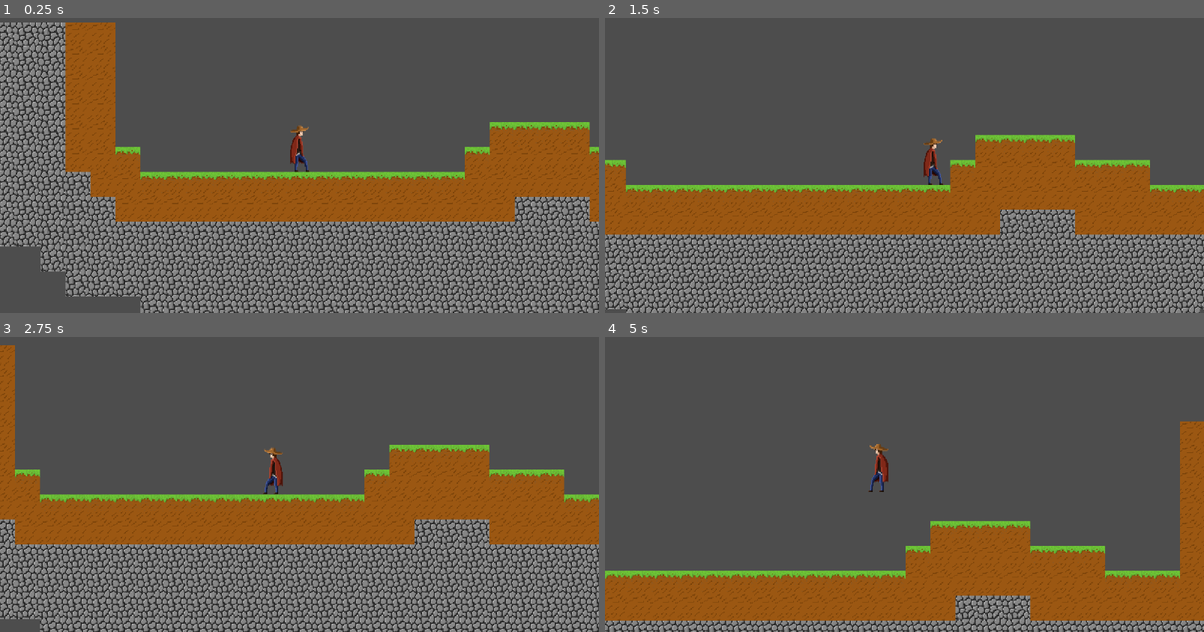
Above: before the commit, frames 1-4 (two rows, left to right).
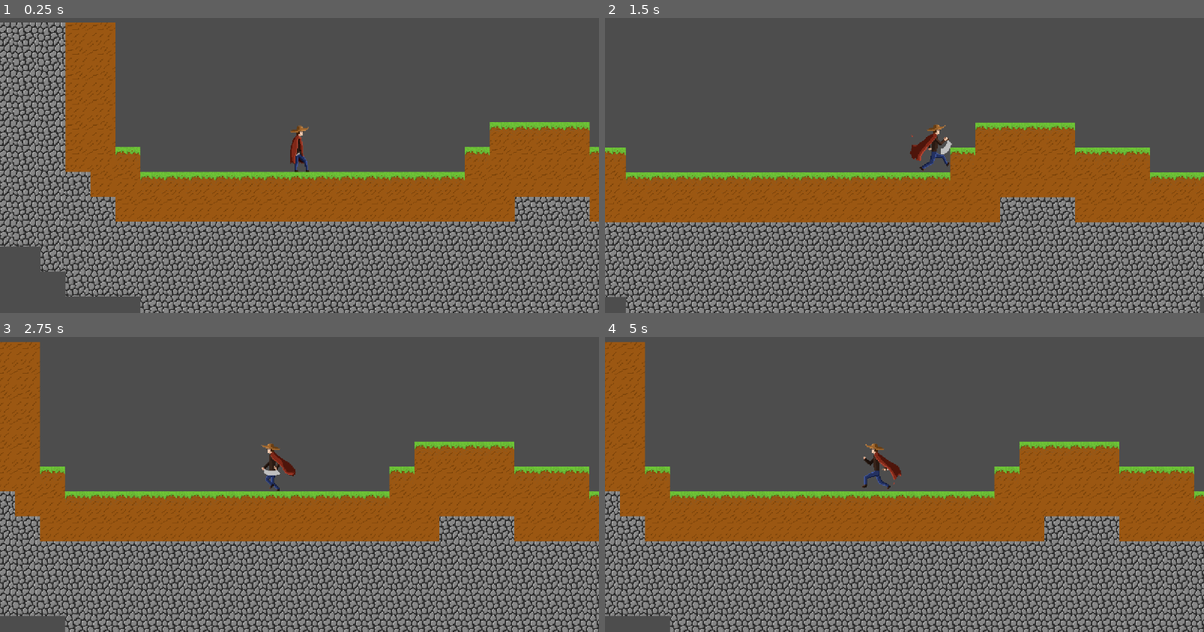
Above: after the commit, the same moments.

Repository: lukaiakobidze/2DGodot
Game: Godot game, scene res://scenes/game.tscn
Same seed, same stepped clock (60 frames per second), same inputs: the game is played once before the commit and once after it.
Inputs (mouse positions are in pixels of both pictures, inside the frame that each line leads up to):
- Up to frame 1 (0.25 s): no input
- Up to frame 2 (1.5 s): tap Enter at 0.5 s; move the mouse to (1036, 127) at 0.52 s; press the mouse at (1036, 127) at 0.53 s; hold D (move_right) from 0.53 s (still down); tap W (jump) at 0.77 s; move the mouse to (784, 162) at 1.27 s; release the mouse at (784, 162) at 1.28 s; click (784, 162) at 1.35 s
- Up to frame 3 (2.75 s): tap W (jump) at 1.52 s; move the mouse to (359, 390) at 2.02 s; release D (move_right) at 2.03 s; press the mouse at (359, 390) at 2.03 s; hold A (move_left) from 2.03 s (still down)
- Up to frame 4 (5 s): move the mouse to (874, 531) at 2.77 s; release A (move_left) at 2.78 s; release the mouse at (874, 531) at 2.78 s; hold D (move_right) 2.78-4.28 s; click (874, 531) at 2.85 s; tap W (jump) at 3.02, 3.77, 4.52 s; move the mouse to (1084, 514) at 3.52 s; press the mouse at (1084, 514) at 3.53 s; move the mouse to (724, 413) at 4.27 s; release the mouse at (724, 413) at 4.28 s; hold A (move_left) from 4.28 s (still down); click (724, 413) at 4.35 s

The runs differ from the first frame. In frame 1, 4.9% of the frame differs, in the area x 0-100%, y 1-100%; in frame 2, 30%; in frame 3, 31%; in frame 4, 52%.

Commit message:
added working run animation

Diff:
--- a/scenes/player.tscn
+++ b/scenes/player.tscn
@@ -1,7 +1,8 @@
-[gd_scene load_steps=15 format=3 uid="uid://dfd1704uq8qtd"]
+[gd_scene load_steps=22 format=3 uid="uid://dfd1704uq8qtd"]
 
 [ext_resource type="Script" path="res://scripts/player.gd" id="1_4xg56"]
 [ext_resource type="Texture2D" uid="uid://gjp4bqk0jt8l" path="res://assets/player_idle_spritesheet.png" id="2_fsbk7"]
+[ext_resource type="Texture2D" uid="uid://cdwpshxpiro76" path="res://assets/player_run-Sheet.png" id="3_qya7p"]
 
 [sub_resource type="AtlasTexture" id="AtlasTexture_86y11"]
 atlas = ExtResource("2_fsbk7")
@@ -43,6 +44,30 @@
 atlas = ExtResource("2_fsbk7")
 region = Rect2(288, 0, 32, 64)
 
+[sub_resource type="AtlasTexture" id="AtlasTexture_2a0af"]
+atlas = ExtResource("3_qya7p")
+region = Rect2(320, 0, 64, 64)
+
+[sub_resource type="AtlasTexture" id="AtlasTexture_yijhg"]
+atlas = ExtResource("3_qya7p")
+region = Rect2(256, 0, 64, 64)
+
+[sub_resource type="AtlasTexture" id="AtlasTexture_7h31i"]
+atlas = ExtResource("3_qya7p")
+region = Rect2(192, 0, 64, 64)
+
+[sub_resource type="AtlasTexture" id="AtlasTexture_mbqak"]
+atlas = ExtResource("3_qya7p")
+region = Rect2(128, 0, 64, 64)
+
+[sub_resource type="AtlasTexture" id="AtlasTexture_5rxmy"]
+atlas = ExtResource("3_qya7p")
+region = Rect2(64, 0, 64, 64)
+
+[sub_resource type="AtlasTexture" id="AtlasTexture_5gxdo"]
+atlas = ExtResource("3_qya7p")
+region = Rect2(0, 0, 64, 64)
+
 [sub_resource type="SpriteFrames" id="SpriteFrames_m3g1l"]
 animations = [{
 "frames": [{
@@ -79,6 +104,29 @@
 "loop": true,
 "name": &"idle",
 "speed": 8.0
+}, {
+"frames": [{
+"duration": 1.0,
+"texture": SubResource("AtlasTexture_2a0af")
+}, {
+"duration": 1.0,
+"texture": SubResource("AtlasTexture_yijhg")
+}, {
+"duration": 1.0,
+"texture": SubResource("AtlasTexture_7h31i")
+}, {
+"duration": 1.0,
+"texture": SubResource("AtlasTexture_mbqak")
+}, {
+"duration": 1.0,
+"texture": SubResource("AtlasTexture_5rxmy")
+}, {
+"duration": 1.0,
+"texture": SubResource("AtlasTexture_5gxdo")
+}],
+"loop": true,
+"name": &"run",
+"speed": 6.0
 }]
 
 [sub_resource type="CapsuleShape2D" id="CapsuleShape2D_al3ui"]
@@ -86,6 +134,7 @@
 height = 60.0
 
 [node name="Player" type="CharacterBody2D"]
+up_direction = Vector2(0, 1)
 script = ExtResource("1_4xg56")
 
 [node name="AnimatedSprite2D" type="AnimatedSprite2D" parent="."]
@@ -93,7 +142,6 @@
 sprite_frames = SubResource("SpriteFrames_m3g1l")
 animation = &"idle"
 autoplay = "idle"
-frame_progress = 0.959278
 
 [node name="CollisionShape2D" type="CollisionShape2D" parent="."]
 position = Vector2(-1, -30)
--- a/scripts/game.gd
+++ b/scripts/game.gd
@@ -1,6 +1,6 @@
 extends Node2D
 
-var tile_breaking_id = null
+
 var tile_breaking_pos = null
 var mouse_pressed = false
 var break_time = 0.5  # Time to hold to break the block in seconds
@@ -12,7 +12,7 @@
 		if event.button_index == MOUSE_BUTTON_LEFT:
 			var world_mouse_pos = $Player/Camera2D.get_global_mouse_position()
 			tile_breaking_pos = $TileMap.local_to_map(world_mouse_pos)
-			tile_breaking_id = $TileMap.get_cell_source_id(tile_breaking_pos)
+
 
 
 
@@ -20,10 +20,9 @@
 func _process(delta: float):
 	var world_mouse_pos = $Player/Camera2D.get_global_mouse_position()
 	var tile_pos = $TileMap.local_to_map(world_mouse_pos)
-	var clicked_tile_id = $TileMap.get_cell_source_id(tile_pos)
 	var player_pos = $TileMap.local_to_map($Player.position)
-	var range = floor(sqrt((abs(player_pos.x - tile_pos.x) * abs(player_pos.x - tile_pos.x)) + (abs(player_pos.y - tile_pos.y) * abs(player_pos.y - tile_pos.y))))
-	var last_tile_id
+	var range_player_tile = floor(sqrt((abs(player_pos.x - tile_pos.x) * abs(player_pos.x - tile_pos.x)) + (abs(player_pos.y - tile_pos.y) * abs(player_pos.y - tile_pos.y))))
+
 	if Input.is_action_pressed("mouse_left"):
 
 		if is_breaking == false:
@@ -37,7 +36,7 @@
 		current_time += delta
 
 		if current_time >= break_time:
-			if range < $Player.reach:
+			if range_player_tile < $Player.reach:
 				$TileMap.erase_cell(tile_pos)
 				current_time = 0.0
 				is_breaking = false
--- a/scripts/player.gd
+++ b/scripts/player.gd
@@ -30,7 +30,9 @@
 
 	if direction:
 		velocity.x = direction * SPEED
+		$AnimatedSprite2D.animation = "run"
 	else:
+		$AnimatedSprite2D.animation = "idle"
 		velocity.x = move_toward(velocity.x, 0, SPEED)
 
 	move_and_slide()
Binary file added: assets/player_run-Sheet.png
Not shown, added: assets/player_run-Sheet.png.import
